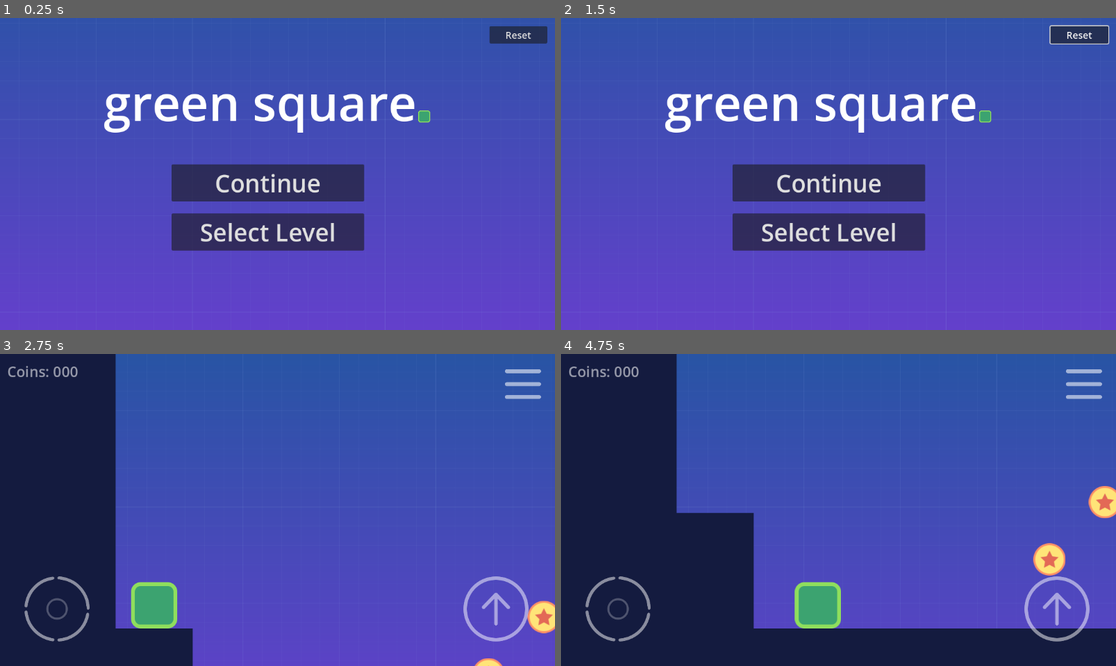
Above: before the commit, frames 1-4 (two rows, left to right).
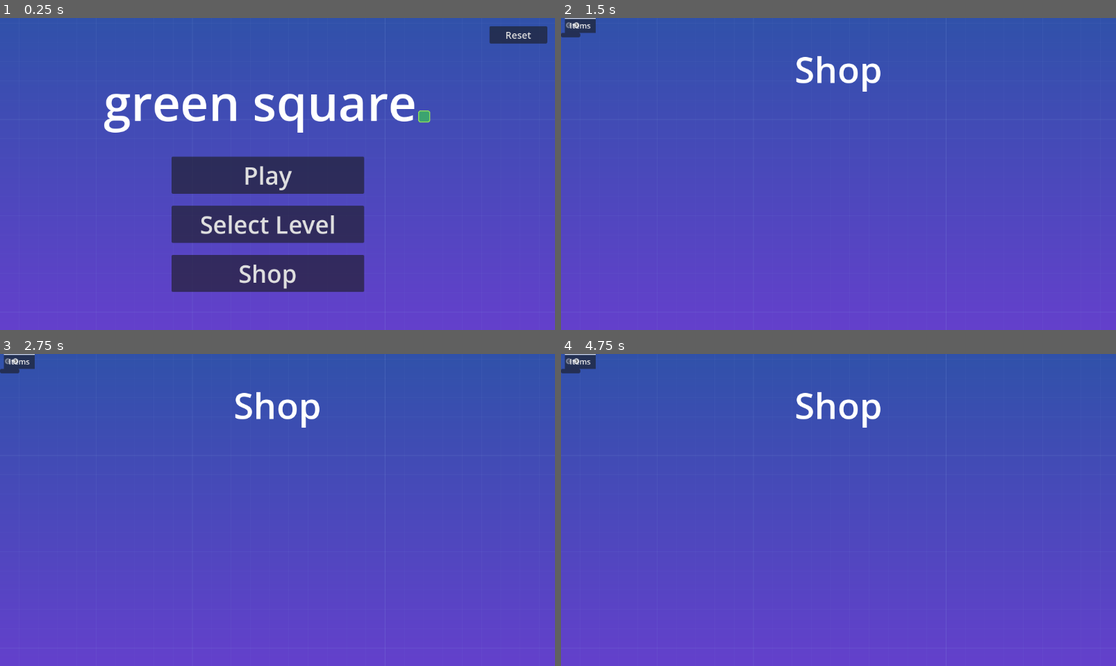
Above: after the commit, the same moments.

Repository: Aoshua/Geometric-2D-Platformer
Game: Godot game, scene res://src/ui/menus/main_menu.tscn
Two runs of this game, one before a commit and one after it. Both use one fixed random seed, a clock stepped at 60 frames per second and the inputs below. Sound files missing from this copy of the repository are replaced by a short silence.
Inputs (mouse positions are in pixels of both pictures, inside the frame that each line leads up to):
- Up to frame 1 (0.25 s): no input
- Up to frame 2 (1.5 s): click "Reset" at 0.5 s; click (827, 273) at 1.25 s, where only the run after the commit has a clickable "Shop"
- Up to frame 3 (2.75 s): click (266, 519) at 2 s, where only the run before the commit has a clickable "Continue"
- Up to frame 4 (4.75 s): tap Enter at 2.75 s; move the mouse to (960, 494) at 2.77 s; hold D (move_right) 2.78-3.5 s; click (960, 494) at 2.92 s; tap W (jump) at 3.02 s; drag from (727, 525) to (838, 606) at 3.52 s; move the mouse to (894, 441) at 4.27 s; hold A (move_left) from 4.28 s (still down)

The runs differ from the first frame. In frame 1, 9.2% of the frame differs, in the area x 30-66%, y 44-88%; in frame 2, 12%; in frame 3, 26%; in frame 4, 39%, in the area x 0-100%, y 0-100%.
Error after the commit: Cannot call method 'get_children' on a null value. (res://src/ui/menus/level_select.gd:32)

Commit message:
#6 just getting started with store UI

Diff:
--- a/src/ui/menus/main_menu.gd
+++ b/src/ui/menus/main_menu.gd
@@ -12,6 +12,10 @@
 	get_tree().change_scene_to_file("res://src/ui/menus/level_select.tscn")
 
 
+func _on_shop_button_pressed():
+	get_tree().change_scene_to_file("res://src/ui/menus/shop.tscn")
+
+
 func _unhandled_input(event):
 	if event is InputEventScreenTouch:
 		print("Screen touched at position: ", event.position)
--- a/src/ui/menus/main_menu.tscn
+++ b/src/ui/menus/main_menu.tscn
@@ -75,19 +75,25 @@
 [node name="VBoxContainer" type="VBoxContainer" parent="Control2"]
 layout_mode = 0
 offset_left = -200.0
+offset_top = -16.0
 offset_right = 200.0
-offset_bottom = 169.0
+offset_bottom = 271.0
 theme_override_constants/separation = 25
 
 [node name="ContinueButton" type="Button" parent="Control2/VBoxContainer"]
 layout_mode = 2
 theme_override_font_sizes/font_size = 50
-text = "Continue"
+text = "Play"
 
 [node name="SelectLevelButton" type="Button" parent="Control2/VBoxContainer"]
 layout_mode = 2
 theme_override_font_sizes/font_size = 50
 text = "Select Level"
+
+[node name="ShopButton" type="Button" parent="Control2/VBoxContainer"]
+layout_mode = 2
+theme_override_font_sizes/font_size = 50
+text = "Shop"
 
 [node name="Control3" type="Control" parent="."]
 layout_mode = 3
@@ -112,4 +118,5 @@
 [connection signal="mouse_exited" from="Control2/VBoxContainer/ContinueButton" to="." method="_on_continue_button_mouse_exited"]
 [connection signal="pressed" from="Control2/VBoxContainer/ContinueButton" to="." method="_on_continue_button_pressed"]
 [connection signal="pressed" from="Control2/VBoxContainer/SelectLevelButton" to="." method="_on_select_level_button_pressed"]
+[connection signal="pressed" from="Control2/VBoxContainer/ShopButton" to="." method="_on_shop_button_pressed"]
 [connection signal="pressed" from="Control3/Button" to="." method="_on_button_pressed"]
--- /dev/null
+++ b/src/ui/menus/shop.tscn
@@ -0,0 +1,60 @@
+[gd_scene load_steps=4 format=3 uid="uid://edh5q37jsym4"]
+
+[ext_resource type="Script" path="res://src/ui/menus/level_select.gd" id="1_uf1rt"]
+[ext_resource type="Texture2D" uid="uid://b7n1ifr3tdfcc" path="res://assets/background.png" id="2_pyi5n"]
+
+[sub_resource type="Theme" id="Theme_hek2r"]
+default_font_size = 102
+
+[node name="LevelSelect" type="CanvasLayer"]
+script = ExtResource("1_uf1rt")
+
+[node name="TextureRect" type="TextureRect" parent="."]
+offset_left = -105.0
+offset_top = -107.0
+offset_right = 1815.0
+offset_bottom = 973.0
+texture = ExtResource("2_pyi5n")
+
+[node name="Header" type="Control" parent="."]
+layout_mode = 3
+anchors_preset = 8
+anchor_left = 0.5
+anchor_top = 0.5
+anchor_right = 0.5
+anchor_bottom = 0.5
+offset_left = -20.0
+offset_top = -20.0
+offset_right = 20.0
+offset_bottom = 20.0
+grow_horizontal = 2
+grow_vertical = 2
+
+[node name="ShopLabel" type="Label" parent="Header"]
+layout_mode = 1
+anchors_preset = 8
+anchor_left = 0.5
+anchor_top = 0.5
+anchor_right = 0.5
+anchor_bottom = 0.5
+offset_left = -326.0
+offset_top = -270.0
+offset_right = 326.0
+offset_bottom = -130.0
+grow_horizontal = 2
+grow_vertical = 2
+theme = SubResource("Theme_hek2r")
+theme_override_font_sizes/font_size = 75
+text = "Shop"
+horizontal_alignment = 1
+
+[node name="TabContainer" type="TabContainer" parent="."]
+offset_right = 40.0
+offset_bottom = 40.0
+
+[node name="Items" type="VBoxContainer" parent="TabContainer"]
+layout_mode = 2
+
+[node name="Skins" type="VBoxContainer" parent="TabContainer"]
+visible = false
+layout_mode = 2
